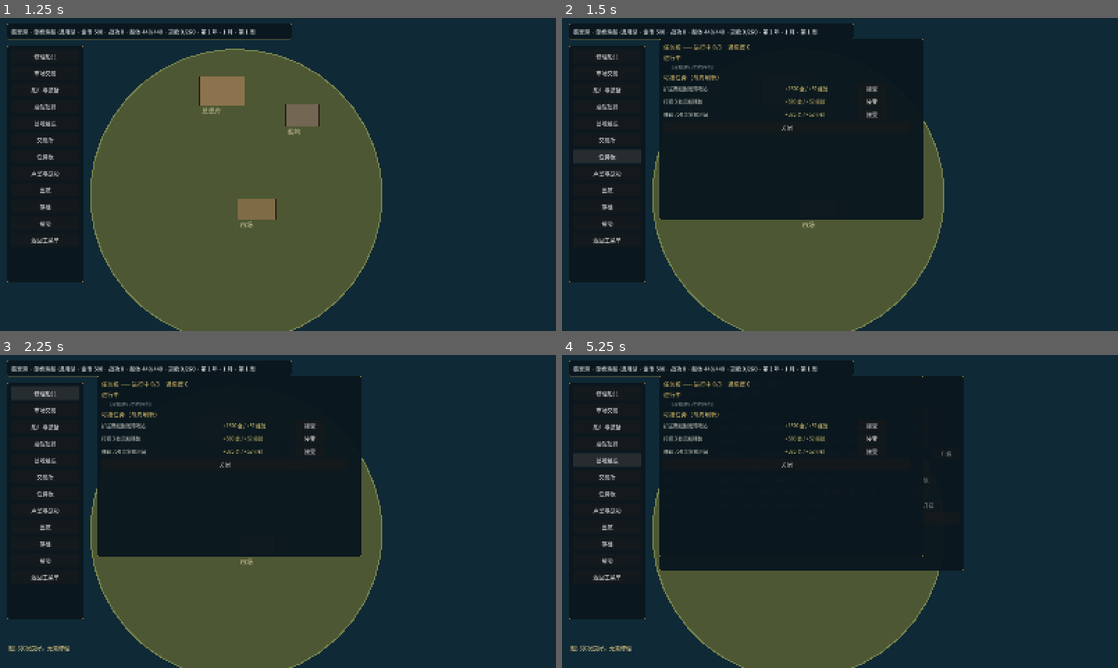
Above: before the commit, frames 1-4 (two rows, left to right).
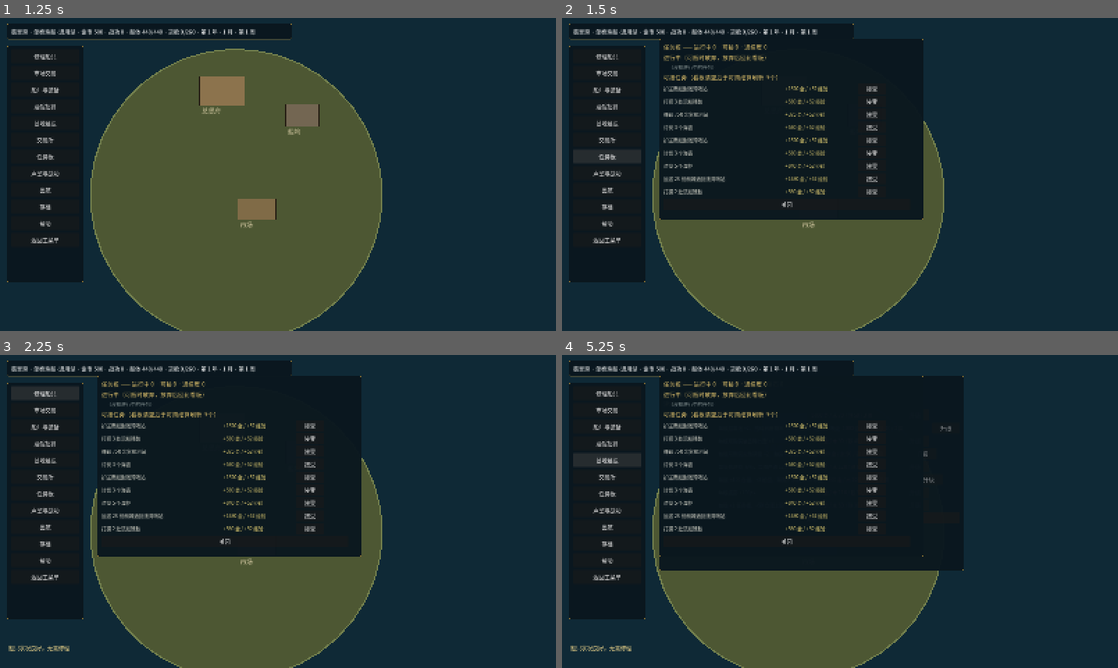
Above: after the commit, the same moments.

Repository: lucifermbbgh/OceanHero
Game: Godot game, scene res://scenes/main.tscn
Same seed, same stepped clock (60 frames per second), same inputs: the game is played once before the commit and once after it.
Inputs:
- Up to frame 1 (1.25 s): click "新游戏" at 0.5 s
- Up to frame 2 (1.5 s): click "任务板" at 1.25 s
- Up to frame 3 (2.25 s): click "修理船只" at 2 s
- Up to frame 4 (5.25 s): click "市场交易" at 2.75 s; click "船厂与装备" at 3.5 s; click "酒馆招募" at 4.25 s; click "基地建设" at 5 s

Frame 1 is identical in both runs. In frame 2, 1.7% of the frame differs, in the area x 18-57%, y 8-61%; in frame 3, 1.7%; in frame 4, 1.8%, in the area x 18-70%, y 8-61%.

Commit message:
feat: 任务可放弃/无上限、海域硬边界、航门罗盘、岛屿资源采集
- 任务：加「放弃」按钮（回看板可重接）、接取与看板均无上限、看板空时每周补 9 个
- 海域边界：玩家与 NPC 位置钳制在 [0,8000]²，不再飞出地图
- 航门罗盘：顶部常驻显示前方航门方向/距离/解锁状态
- 岛屿资源化：每岛一种资源+储量，靠岸按 E 采集，每周 +10 再生，采空变灰
- 港口贴到岛屿岸边（岛心 + 方向 ×（半径+96））
- 新增 docs/11-roadmap.md 开发排期
- 新增 36 项测试，集成 365 项全绿

Diff:
--- a/autoload/mcp_interaction_server.gd
+++ b/autoload/mcp_interaction_server.gd
@@ -52,10 +52,6 @@
 	# editor-launched run gets neither and stays on 9090 with an empty token,
 	# which is how the plugin tells its own instances apart from user-started
 	# ones (see get_instance_info).
-	# 仅编辑器/调试运行时启用：发行版（导出包）不开放本地调试端口
-	if not OS.has_feature("editor"):
-		set_process(false)
-		return
 	var env_port: String = OS.get_environment("GODOT_BRIDGE_PORT")
 	if env_port != "":
 		var parsed: int = int(env_port)
--- a/scripts/base/base_scene.gd
+++ b/scripts/base/base_scene.gd
@@ -762,16 +762,23 @@
 	_rebuild_quests()
 	quest_root.visible = true
 
+func _cancel_quest(index: int) -> void:
+	if GameState.quest_cancel(index):
+		_log("已放弃任务，它回到了任务板")
+		_rebuild_quests()
+		_refresh()
+
 func _rebuild_quests() -> void:
 	for c in quest_list.get_children():
 		c.queue_free()
-	_yard_title_to(quest_list, "任务板 —— 进行中 %d/3 · 通缉度 %d" % [
-		GameState.quests_active.size(), GameState.notoriety()])
-
-	_yard_title_to(quest_list, "进行中")
+	_yard_title_to(quest_list, "任务板 —— 进行中 %d · 可接 %d · 通缉度 %d" % [
+		GameState.quests_active.size(), GameState.quests_available.size(), GameState.notoriety()])
+
+	_yard_title_to(quest_list, "进行中（可随时放弃，放弃后回到看板）")
 	if GameState.quests_active.is_empty():
 		quest_list.add_child(_lbl("　（没有进行中的任务）", 400, Color(0.5, 0.55, 0.55)))
-	for q in GameState.quests_active:
+	for i in range(GameState.quests_active.size()):
+		var q: Dictionary = GameState.quests_active[i]
 		var hb := HBoxContainer.new()
 		hb.add_theme_constant_override("separation", 10)
 		quest_list.add_child(hb)
@@ -779,8 +786,14 @@
 		hb.add_child(_lbl("%d / %d" % [int(q.get("progress", 0)), int(q.get("amount", 1))], 110,
 			Color(0.75, 0.85, 0.6)))
 		hb.add_child(_lbl("+%d 金" % int(q.get("reward_gold", 0)), 120, Color(0.9, 0.82, 0.45)))
-
-	_yard_title_to(quest_list, "可接任务（每周刷新）")
+		var qidx := i
+		var cancel := Button.new()
+		cancel.text = "放弃"
+		cancel.custom_minimum_size = Vector2(76, 26)
+		cancel.pressed.connect(func(): _cancel_quest(qidx))
+		hb.add_child(cancel)
+
+	_yard_title_to(quest_list, "可接任务（看板清空后于每周结算刷新 9 个）")
 	if GameState.quests_available.is_empty():
 		quest_list.add_child(_lbl("　（没有可接任务）", 400, Color(0.5, 0.55, 0.55)))
 	for i in range(GameState.quests_available.size()):
--- a/scripts/core/game_state.gd
+++ b/scripts/core/game_state.gd
@@ -71,6 +71,7 @@
 # --- 货舱 ---
 var cargo: Dictionary = {}          # StringName -> int（船上货舱）
 var warehouse: Dictionary = {}      # StringName -> int（母港仓库）
+var island_stock: Dictionary = {}   # "m1_0" -> 剩余储量（岛屿采集）
 
 # --- 世界 ---
 var current_map: int = 1
@@ -303,20 +304,32 @@
 
 # ---------------- 任务 ----------------
 
+## 接取任务。接取数量不设上限，看板存量也不设上限
 func quest_accept(index: int) -> bool:
 	if index < 0 or index >= quests_available.size():
-		return false
-	if quests_active.size() >= 3:
 		return false
 	var q: Dictionary = quests_available[index]
 	quests_available.remove_at(index)
 	quests_active.append(q)
 	return true
 
+## 放弃任务：放回看板，可以再次接取
+func quest_cancel(index: int) -> bool:
+	if index < 0 or index >= quests_active.size():
+		return false
+	var q: Dictionary = quests_active[index]
+	quests_active.remove_at(index)
+	q["progress"] = 0
+	quests_available.append(q)
+	return true
+
+## 每周看板刷新：只在看板**没有存量任务**时补满 9 个；有存量则不动
 func refresh_quests() -> void:
+	if not quests_available.is_empty():
+		return
 	quests_available.clear()
 	var comms: Array = DataRegistry.commodities.keys()
-	for i in range(3):
+	for i in range(9):
 		var t: String = ["hunt", "trade", "transport", "escort", "gather"][RngService.randi_range(0, 4)]
 		var q := {"id": "q_%d_%d" % [Time.get_ticks_usec(), i], "type": t, "progress": 0,
 			"reward_xp": 40 + level * 12, "reward_comm": 1,
@@ -742,6 +755,19 @@
 func cargo_free() -> float:
 	return maxf(0.0, float(cargo_capacity()) - cargo_used())
 
+# ---------------- 岛屿采集 ----------------
+
+func island_stock_of(key: String, default_value: int) -> int:
+	return int(island_stock.get(key, default_value))
+
+func set_island_stock(key: String, value: int) -> void:
+	island_stock[key] = maxi(0, value)
+
+## 周结算：所有岛屿储量回复，最多回到上限
+func regen_islands(cap: int, add_per_week: int) -> void:
+	for k in island_stock.keys():
+		island_stock[k] = mini(cap, int(island_stock[k]) + add_per_week)
+
 # ---------------- 港口仓库 ----------------
 
 func warehouse_capacity() -> int:
@@ -870,6 +896,7 @@
 		"fleet": _fleet_to_array(),
 		"cargo": _cargo_to_dict(),
 		"warehouse": _cargo_to_dict_of(warehouse),
+		"island_stock": island_stock.duplicate(),
 		"world": {
 			"current_map": current_map, "pos_x": sea_position.x, "pos_y": sea_position.y,
 			"cleared": cleared_maps.duplicate(), "boss": boss_defeated.duplicate(),
@@ -938,6 +965,10 @@
 	sail_pct = float(s.get("sail_pct", 1.0))
 	rudder_pct = float(s.get("rudder_pct", 1.0))
 	crew_pct = float(s.get("crew_pct", 1.0))
+	island_stock.clear()
+	var isl_d: Dictionary = d.get("island_stock", {})
+	for k in isl_d.keys():
+		island_stock[String(k)] = int(isl_d[k])
 	warehouse.clear()
 	var wh: Dictionary = d.get("warehouse", {})
 	for k in wh.keys():
@@ -1089,6 +1120,7 @@
 	ships_owned.clear()
 	cargo.clear()
 	warehouse.clear()
+	island_stock.clear()
 	current_map = 1
 	sea_position = Vector2.ZERO
 	cleared_maps.clear()
--- a/scripts/sea/sea_scene.gd
+++ b/scripts/sea/sea_scene.gd
@@ -45,6 +45,9 @@
 }
 const AI_TICK := 0.6
 ## 刷新与密度控制
+const ISLAND_KINDS := ["grain", "timber", "iron", "spice"]
+const ISLAND_STOCK := 30          # 每座岛的采集储量
+const GATHER_RANGE := 190.0       # 采集判定距离（从岛边算）
 const SPAWN_MARGIN := 300.0
 const PLAYER_SAFE_RADIUS := 1150.0   # 玩家出生点周围不刷怪（略大于 1 倍射程，避免一进场就挨打）
 const NEAR_RING_MIN := 1150.0        # 视野边缘"迎接"单位的距离带
@@ -80,7 +83,7 @@
 	_build_port_ui()
 	var pd: Resource = DataRegistry.get_port(OUTPOST_ID)
 	if pd != null:
-		outpost_pos = pd.position
+		outpost_pos = _anchor_port_to_island(pd.position)
 	_spawn_map_contents()
 	_spawn_salvages()
 	_spawn_escort_if_needed()
@@ -99,7 +102,29 @@
 			pos = pos.lerp(Vector2(6600, 6600), 0.6)
 		if pos.distance_to(BACK_GATE) < 500.0 or pos.distance_to(FORWARD_GATE) < 500.0:
 			pos = pos.lerp(Vector2(1600, 4000), 0.5)
-		islands.append([pos, rng.randf_range(260.0, 460.0)])
+		# [位置, 半径, 资源类型, 剩余储量]
+		var kind: String = ISLAND_KINDS[i % ISLAND_KINDS.size()]
+		var key := "m%d_%d" % [map_index, i]
+		islands.append([pos, rng.randf_range(260.0, 460.0), kind,
+			GameState.island_stock_of(key, ISLAND_STOCK)])
+
+## 把港口贴到最近岛屿的岸边，而不是漂在海面
+func _anchor_port_to_island(want: Vector2) -> Vector2:
+	var best = null
+	var best_d := 1.0e9
+	for isl in islands:
+		var d: float = Vector2(isl[0]).distance_to(want)
+		if d < best_d:
+			best_d = d
+			best = isl
+	if best == null:
+		return want
+	var c: Vector2 = best[0]
+	var r: float = float(best[1])
+	var dir: Vector2 = (want - c)
+	if dir.length() < 1.0:
+		dir = Vector2.DOWN
+	return c + dir.normalized() * (r + 96.0)
 
 func _spawn_map_contents() -> void:
 	var pirates := int(map_def.pirates) if map_def != null else 4
@@ -149,6 +174,7 @@
 		add_child(e)
 		e.home_pos = e.global_position
 		e.obstacles = islands
+		e.world_bounds = Rect2(0, 0, SEA_SIZE, SEA_SIZE)
 		enemies.append(e)
 	hud.ticker("发现 Boss：%s" % String(edef.display_name))
 
@@ -195,6 +221,12 @@
 		draw_circle(isl[0], isl[1], Color(0.30, 0.34, 0.20))
 		draw_circle(isl[0], isl[1] * 0.72, Color(0.36, 0.40, 0.24))
 		draw_arc(isl[0], isl[1], 0, TAU, 40, Color(0.50, 0.55, 0.33), 5.0)
+		var kname := {"grain": "谷物", "timber": "木材", "iron": "铁矿", "spice": "香料"}
+		var stock := int(isl[3])
+		var lcol := Color(0.85, 0.88, 0.6) if stock > 0 else Color(0.45, 0.48, 0.45)
+		draw_string(ThemeDB.fallback_font, isl[0] + Vector2(-34, -float(isl[1]) - 18),
+			"%s %d" % [String(kname.get(String(isl[2]), isl[2])), stock],
+			HORIZONTAL_ALIGNMENT_LEFT, -1, 22, lcol)
 	# 任务目标标记（运输/护航 → 哨站）
 	for q in GameState.quests_active:
 		var qt := String(q.get("type", ""))
@@ -249,6 +281,7 @@
 	player.died.connect(_on_player_died)
 	add_child(player)
 	player.obstacles = islands
+	player.world_bounds = Rect2(0, 0, SEA_SIZE, SEA_SIZE)
 
 func _build_camera() -> void:
 	camera = Camera2D.new()
@@ -637,6 +670,7 @@
 	add_child(e)
 	e.home_pos = e.global_position
 	e.obstacles = islands
+	e.world_bounds = Rect2(0, 0, SEA_SIZE, SEA_SIZE)
 	enemies.append(e)
 
 func _spawn_monster() -> void:
@@ -666,6 +700,7 @@
 	add_child(e)
 	e.home_pos = e.global_position
 	e.obstacles = islands
+	e.world_bounds = Rect2(0, 0, SEA_SIZE, SEA_SIZE)
 	enemies.append(e)
 
 ## 中立商船：被海盗追，不还手
@@ -683,6 +718,7 @@
 	add_child(e)
 	e.home_pos = e.global_position
 	e.obstacles = islands
+	e.world_bounds = Rect2(0, 0, SEA_SIZE, SEA_SIZE)
 	enemies.append(e)
 
 func _count_kind(kind: String) -> int:
@@ -841,6 +877,7 @@
 	hud.set_prompt(interact_prompt())
 	_refresh_cargo_hud()
 	_refresh_hint()
+	_refresh_nav_hint()
 	if camera != null and player != null and is_instance_valid(player):
 		camera.position = player.position
 	# 互动提示统一由 interact_prompt() 提供，这里不再重复一套
@@ -874,6 +911,7 @@
 	add_child(e)
 	e.home_pos = e.global_position
 	e.obstacles = islands
+	e.world_bounds = Rect2(0, 0, SEA_SIZE, SEA_SIZE)
 	enemies.append(e)
 	hud.ticker("赏金猎人编队出现！（通缉度 %d）" % GameState.notoriety())
 
@@ -893,6 +931,8 @@
 					hud.ticker("商船安全抵达，护航完成")
 				_toggle_outpost()
 			elif _try_collect_salvage():
+				pass
+			elif _try_gather_island():
 				pass
 			elif player.global_position.distance_to(BACK_GATE) < 240.0:
 				_go_back()
@@ -1196,6 +1236,10 @@
 		if escort_ship != null and is_instance_valid(escort_ship) and escort_ship.alive:
 			return "按 E 让商船靠港 / 进入浅湾哨站"
 		return "按 E 进入浅湾哨站"
+	var isl = _nearest_gatherable()
+	if isl != null:
+		var kname := {"grain": "谷物", "timber": "木材", "iron": "铁矿", "spice": "香料"}
+		return "按 E 采集 %s（剩 %d）" % [String(kname.get(String(isl[2]), isl[2])), int(isl[3])]
 	if _nearest_salvage_dist() < 250.0:
 		return "按 E 打捞沉船残骸"
 	if player.global_position.distance_to(BACK_GATE) < 240.0:
@@ -1254,6 +1298,69 @@
 		hud.set_combat_hint("脱离中 · 保持距离 %.0f 秒" % left)
 	else:
 		hud.set_combat_hint("被追击 · 距离 %d / 需拉开 %d" % [int(min_d), int(need)])
+
+# ---------------- 岛屿采集 ----------------
+
+func _nearest_gatherable():
+	if player == null or not is_instance_valid(player):
+		return null
+	var best = null
+	var best_edge := 1.0e9
+	for isl in islands:
+		if int(isl[3]) <= 0:
+			continue
+		var edge: float = player.global_position.distance_to(isl[0]) - float(isl[1])
+		if edge <= GATHER_RANGE and edge < best_edge:
+			best_edge = edge
+			best = isl
+	return best
+
+## 按 E 采集：矿岛出建筑资源，其余出贸易货物
+func _try_gather_island() -> bool:
+	var isl = _nearest_gatherable()
+	if isl == null:
+		return false
+	var kind := String(isl[2])
+	var left := int(isl[3])
+	if kind == "iron":
+		var got := mini(left, 8)
+		GameState.resources["iron"] = int(GameState.resources.get("iron", 0)) + got
+		isl[3] = left - got
+		hud.ticker("采集到 铁矿 ×%d" % got)
+	else:
+		var cid := StringName(kind)
+		var c: Resource = DataRegistry.get_commodity(cid)
+		if c == null:
+			return false
+		var want := mini(left, 10)
+		var real: int = GameState.add_cargo(cid, want)
+		if real <= 0:
+			hud.ticker("货舱已满，无法采集")
+			return true
+		isl[3] = left - real
+		hud.ticker("采集到 %s ×%d" % [String(c.display_name), real])
+	for idx in range(islands.size()):
+		if islands[idx] == isl:
+			GameState.set_island_stock("m%d_%d" % [map_index, idx], int(isl[3]))
+			break
+	if int(isl[3]) <= 0:
+		hud.ticker("这座岛已被采空，下周再生")
+	queue_redraw()
+	return true
+
+## 顶部罗盘：告诉玩家下一片海域怎么走
+func _refresh_nav_hint() -> void:
+	if player == null or not is_instance_valid(player) or hud == null:
+		return
+	if map_index >= 9:
+		hud.set_nav_hint("航道尽头 · 王冠之海")
+		return
+	var d := int(player.global_position.distance_to(FORWARD_GATE))
+	var dir_txt := "↓" if FORWARD_GATE.y > player.global_position.y else "↑"
+	if GameState.is_map_cleared(map_index):
+		hud.set_nav_hint("前方航门 %s %dm · 已开启（靠近按 E）" % [dir_txt, d])
+	else:
+		hud.set_nav_hint("前方航门 %s %dm · 击败本图 Boss 解锁" % [dir_txt, d])
 
 func _lock_target(enemy) -> void:
 	player.auto_fire = false
--- a/scripts/ship/sea_ship.gd
+++ b/scripts/ship/sea_ship.gd
@@ -51,6 +51,7 @@
 var wander_timer := 0.0
 var home_pos := Vector2.ZERO
 var obstacles: Array = []      # 场景注入的岛屿列表 [[中心, 半径], ...]
+var world_bounds := Rect2(0, 0, 8000, 8000)   # 场景注入：航行边界
 var auto_fire := false         # 玩家：锁定后是否持续自动开火（按「开火」切换）
 var _avoiding := false         # 是否正在绕障（带滞回）
 var _avoid_side := 1.0         # 锁定的绕行侧，进入时决定，离开前不变
@@ -213,6 +214,9 @@
 	_update_steering(delta)
 	_update_firing(delta)
 	move_and_slide()
+	# 不允许驶出海域边界（玩家与 NPC 都受限）
+	var b := world_bounds
+	global_position = global_position.clamp(b.position + Vector2(70, 70), b.end - Vector2(70, 70))
 	queue_redraw()
 
 func _update_steering(delta: float) -> void:
--- a/scripts/systems/world_tick.gd
+++ b/scripts/systems/world_tick.gd
@@ -18,6 +18,7 @@
 	if GameState != null:
 		GameState.refresh_tavern()
 		GameState.tick_exchange()
+		GameState.regen_islands(30, 10)
 		GameState.refresh_quests()
 		GameState.reset_donations()
 		GameState.decay_notoriety()
--- a/scripts/ui/sea_hud.gd
+++ b/scripts/ui/sea_hud.gd
@@ -26,6 +26,7 @@
 var _quest_panel: PanelContainer = null
 var _prompt_lbl: Label
 var _hint_lbl: Label
+var _nav_lbl: Label
 var _cargo_panel: PanelContainer = null
 var _cargo_label: Label
 var _cargo_btn: Button
@@ -40,6 +41,7 @@
 	add_child(root)
 
 	_build_prompt(root)
+	_build_nav_hint(root)
 	_build_cargo_panel(root)
 	_build_player_panel(root)
 	_build_quest_panel(root)
@@ -166,6 +168,20 @@
 func update_cargo(text: String) -> void:
 	if _cargo_label != null:
 		_cargo_label.text = text
+
+func _build_nav_hint(root: Control) -> void:
+	_nav_lbl = Label.new()
+	_nav_lbl.text = ""
+	_nav_lbl.add_theme_font_size_override("font_size", 14)
+	_nav_lbl.add_theme_color_override("font_color", Color(0.62, 0.78, 0.86))
+	_nav_lbl.horizontal_alignment = HORIZONTAL_ALIGNMENT_CENTER
+	_nav_lbl.position = Vector2(500, 62)
+	_nav_lbl.custom_minimum_size = Vector2(600, 24)
+	root.add_child(_nav_lbl)
+
+func set_nav_hint(text: String) -> void:
+	if _nav_lbl != null:
+		_nav_lbl.text = text
 
 ## 交战状态提示（被追击 / 脱离进度）
 func set_combat_hint(text: String) -> void:
--- a/tests/integration/run.gd
+++ b/tests/integration/run.gd
@@ -26,6 +26,8 @@
 	await _test_buildings()
 	await _test_exchange()
 	await _test_cross_port()
+	await _test_quest_board()
+	await _test_island_and_bounds()
 	await _test_warehouse()
 	await _test_interaction()
 	await _test_steering_stability()
@@ -502,6 +504,127 @@
 	s.queue_free()
 	await _frames(2)
 
+# ---------------- 任务板规则 ----------------
+func _test_quest_board() -> void:
+	print("\n[任务板]")
+	GameState.reset_new_game()
+	GameState.quests_available.clear()
+	GameState.quests_active.clear()
+
+	GameState.refresh_quests()
+	_ok(GameState.quests_available.size() == 9, "看板为空时刷新 9 个任务",
+		"count=%d" % GameState.quests_available.size())
+
+	var before: int = GameState.quests_available.size()
+	GameState.refresh_quests()
+	_ok(GameState.quests_available.size() == before, "有存量时不刷新看板")
+
+	# 接取不设上限
+	for i in range(9):
+		if GameState.quests_available.is_empty():
+			break
+		GameState.quest_accept(0)
+	_ok(GameState.quests_active.size() == 9, "接取数量不再受 3 个上限限制",
+		"active=%d" % GameState.quests_active.size())
+
+	# 放弃 → 回到看板
+	var board_before: int = GameState.quests_available.size()
+	var title: String = String(GameState.quests_active[0].get("title", ""))
+	_ok(GameState.quest_cancel(0), "可以放弃任务")
+	_ok(GameState.quests_available.size() == board_before + 1, "放弃的任务回到看板")
+	_ok(GameState.quests_active.size() == 8, "进行中数量减一")
+	var back := false
+	for q in GameState.quests_available:
+		if String(q.get("title", "")) == title:
+			back = true
+	_ok(back, "回到看板的是同一个任务")
+
+	# 再次接取
+	var idx := 0
+	for i in range(GameState.quests_available.size()):
+		if String(GameState.quests_available[i].get("title", "")) == title:
+			idx = i
+			break
+	_ok(GameState.quest_accept(idx), "放弃后可以重新接取")
+	GameState.quests_available.clear()
+	GameState.quests_active.clear()
+
+# ---------------- 岛屿与边界 ----------------
+func _test_island_and_bounds() -> void:
+	print("\n[岛屿与边界]")
+	GameState.reset_new_game()
+	GameState.current_map = 1
+	GameState.island_stock.clear()
+	var s = load("res://scenes/sea/sea_scene.tscn").instantiate()
+	add_child(s)
+	await _frames(3)
+
+	_ok(s.islands.size() > 0, "岛屿已生成")
+	var isl: Array = s.islands[0]
+	_ok(isl.size() >= 4, "岛屿带资源字段", "fields=%d" % isl.size())
+	_ok(int(isl[3]) > 0, "岛屿有初始储量", "stock=%d" % int(isl[3]))
+
+	# 港口贴在岛上
+	var nearest = null
+	var nd := 1.0e9
+	for i2 in s.islands:
+		var d2: float = Vector2(i2[0]).distance_to(s.outpost_pos)
+		if d2 < nd:
+			nd = d2
+			nearest = i2
+	if nearest != null:
+		var gap: float = s.outpost_pos.distance_to(Vector2(nearest[0])) - float(nearest[1])
+		_ok(absf(gap - 96.0) < 6.0, "哨站建在岛屿岸边", "离岸边 %.0f px" % gap)
+
+	# 采集：谷物岛
+	var grain_isl = null
+	for i3 in s.islands:
+		if String(i3[2]) == "grain":
+			grain_isl = i3
+			break
+	if grain_isl != null:
+		GameState.cargo.clear()
+		s.player.global_position = Vector2(grain_isl[0]) + Vector2(float(grain_isl[1]) + 100.0, 0)
+		_ok(String(s.interact_prompt()).contains("采集"), "靠近岛屿提示按 E 采集", s.interact_prompt())
+		var before_stock: int = int(grain_isl[3])
+		var got: bool = s._try_gather_island()
+		_ok(got, "可以在岛屿采集")
+		_ok(int(GameState.cargo.get(&"grain", 0)) > 0, "采集的货物进了货舱",
+			"grain=%d" % int(GameState.cargo.get(&"grain", 0)))
+		_ok(int(grain_isl[3]) < before_stock, "采集后岛屿储量下降")
+	else:
+		_ok(false, "图 1 应有一座谷物岛")
+
+	# 采集：铁矿岛进建筑资源
+	var iron_isl = null
+	for i4 in s.islands:
+		if String(i4[2]) == "iron":
+			iron_isl = i4
+			break
+	if iron_isl != null:
+		s.player.global_position = Vector2(iron_isl[0]) + Vector2(float(iron_isl[1]) + 100.0, 0)
+		var iron_before: int = int(GameState.resources.get("iron", 0))
+		_ok(s._try_gather_island(), "可以采集铁矿")
+		_ok(int(GameState.resources.get("iron", 0)) > iron_before, "铁矿进入建筑资源")
+	else:
+		_ok(true, "本图无铁矿岛（跳过）")
+
+	# 边界限制
+	s.player.global_position = Vector2(-5000, -5000)
+	await _physics_wait(3)
+	var p: Vector2 = s.player.global_position
+	_ok(p.x >= 0.0 and p.y >= 0.0, "玩家不会跑出地图边界", "pos=(%.0f,%.0f)" % [p.x, p.y])
+	s.player.global_position = Vector2(99999, 99999)
+	await _physics_wait(3)
+	var p2: Vector2 = s.player.global_position
+	_ok(p2.x <= 8000.0 and p2.y <= 8000.0, "玩家不会越过另一侧边界", "pos=(%.0f,%.0f)" % [p2.x, p2.y])
+	s.queue_free()
+	await _frames(2)
+
+func _physics_wait(n: int) -> void:
+	for i in range(n):
+		await get_tree().physics_frame
+
 # ---------------- 港口仓库 ----------------
 func _test_warehouse() -> void:
 	print("\n[港口仓库]")
@@ -1187,12 +1310,13 @@
 	print("\n[任务]")
 	GameState.reset_new_game()
 	GameState.refresh_quests()
-	_ok(GameState.quests_available.size() == 3, "刷新 3 个任务", "实得 %d" % GameState.quests_available.size())
+	_ok(GameState.quests_available.size() == 9, "刷新 9 个任务", "实得 %d" % GameState.quests_available.size())
 	var q: Dictionary = GameState.quests_available[0]
 	_ok(String(q.title) != "" and int(q.reward_gold) > 0, "任务有标题与奖励")
 	_ok(GameState.quest_accept(0), "接受任务")
 	_ok(GameState.quests_active.size() == 1, "进入进行中")
-	_ok(not GameState.quest_accept(5), "越界索引被拒绝")
+	_ok(not GameState.quest_accept(999), "越界索引被拒绝")
+	_ok(not GameState.quest_cancel(999), "放弃越界索引被拒绝")
 
 	# 人工构造一个讨伐任务验证进度与发奖
 	GameState.quests_active.clear()
Binary file added: docs/screenshots/36-island-gather.png
Not shown, changed: docs/02-systems-design.md
Not shown, changed: docs/06-design-changelog.md
Not shown, changed: docs/09-playtest-record.md
Not shown, added: docs/11-roadmap.md
